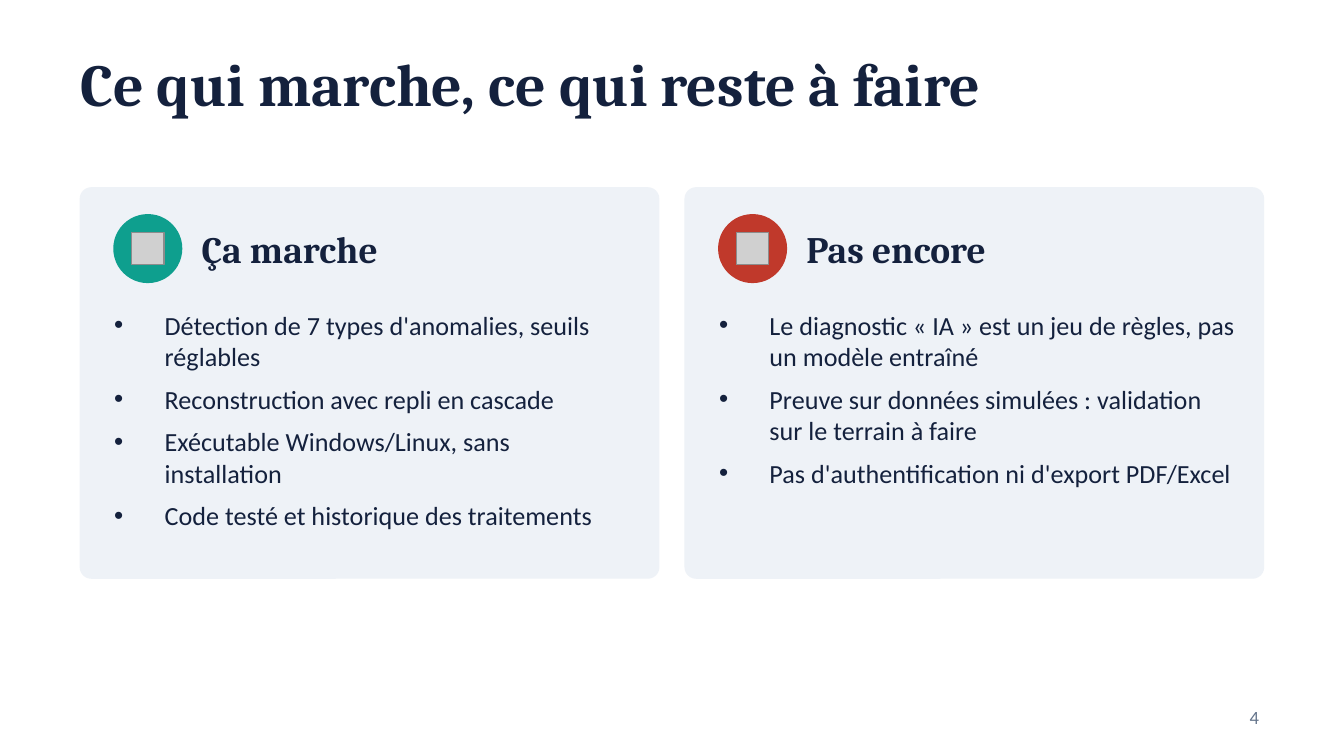
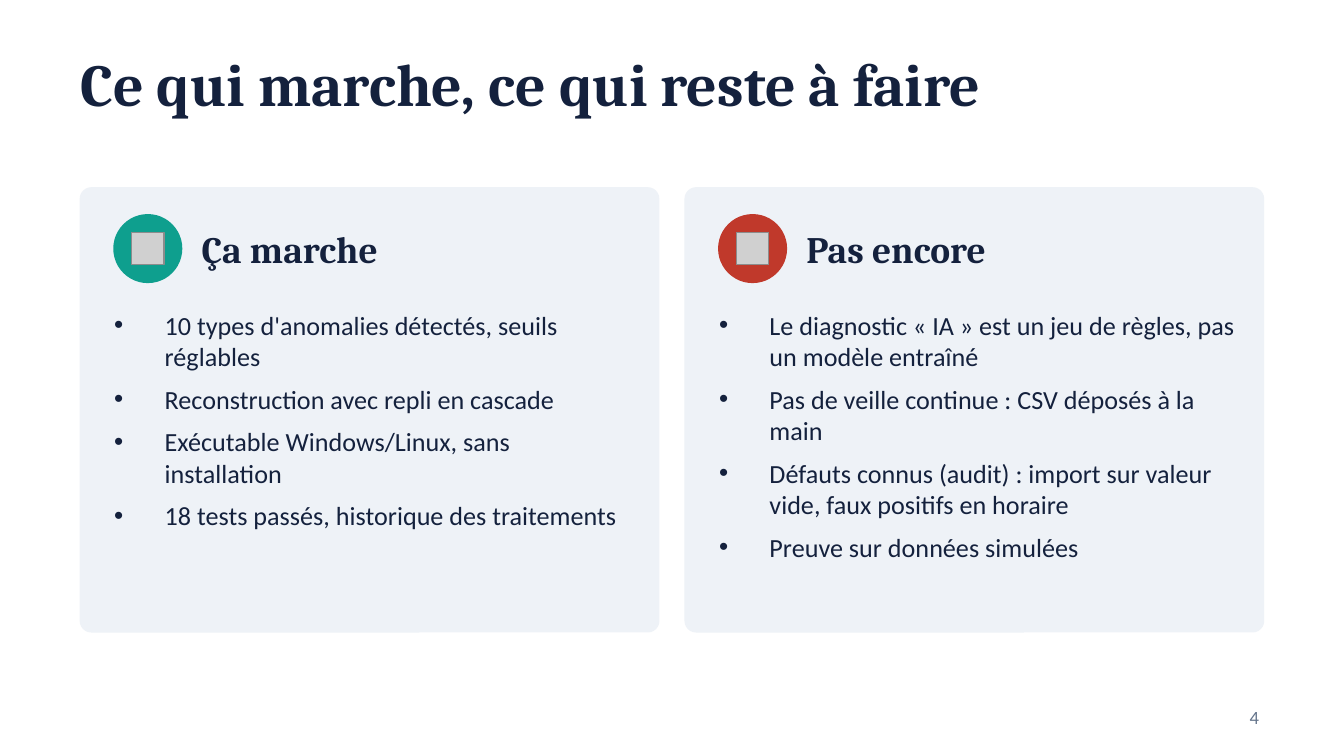
Before and after one commit to loicgilbert74000-coder/qualif-comptage, a slide deck: slide 4 of pitch/qualif-comptage-pitch.pptx. Drawn at 1344x756 pixels with LibreOffice and Linux fonts; fonts in the diff are those of the drawing; grey boxes stand for pictures. Boxes give left, top, right and bottom in pixels: in the first picture for what was removed or moved away, otherwise in the second. Text is boxed around its words. In the diff, an @@ line names an element or a change of style, - is before the commit and + after.

```diff
--- a/pitch/qualif-comptage-pitch.pptx
+++ b/pitch/qualif-comptage-pitch.pptx
@@ rounded rectangle: place and size @@
-rounded rectangle at [81,188,659,578]
+rounded rectangle at [81,188,659,632]
@@ rounded rectangle at [81,188,659,632]: proportions changed @@
@@ rounded rectangle at [685,188,1263,632]: proportions changed @@
@@ rounded rectangle: place and size @@
-rounded rectangle at [685,188,1263,578]
+rounded rectangle at [685,188,1263,632]
@@ text at [165,317,557,371]: text changed @@
-• Détection de 7 types d'anomalies, seuils réglables
+• 10 types d'anomalies détectés, seuils réglables
@@ text at [769,391,1212,557]: text changed @@
-• Preuve sur données simulées : validation sur le terrain à faire
-• Pas d'authentification ni d'export PDF/Excel
+• Pas de veille continue : CSV déposés à la main
+• Défauts connus (audit) : import sur valeur vide, faux positifs en horaire
+• Preuve sur données simulées
@@ text at [165,507,616,530]: text changed @@
-• Code testé et historique des traitements
+• 18 tests passés, historique des traitements
```
Also in this commit, not shown: 2 other slides changed, 4 other files.
